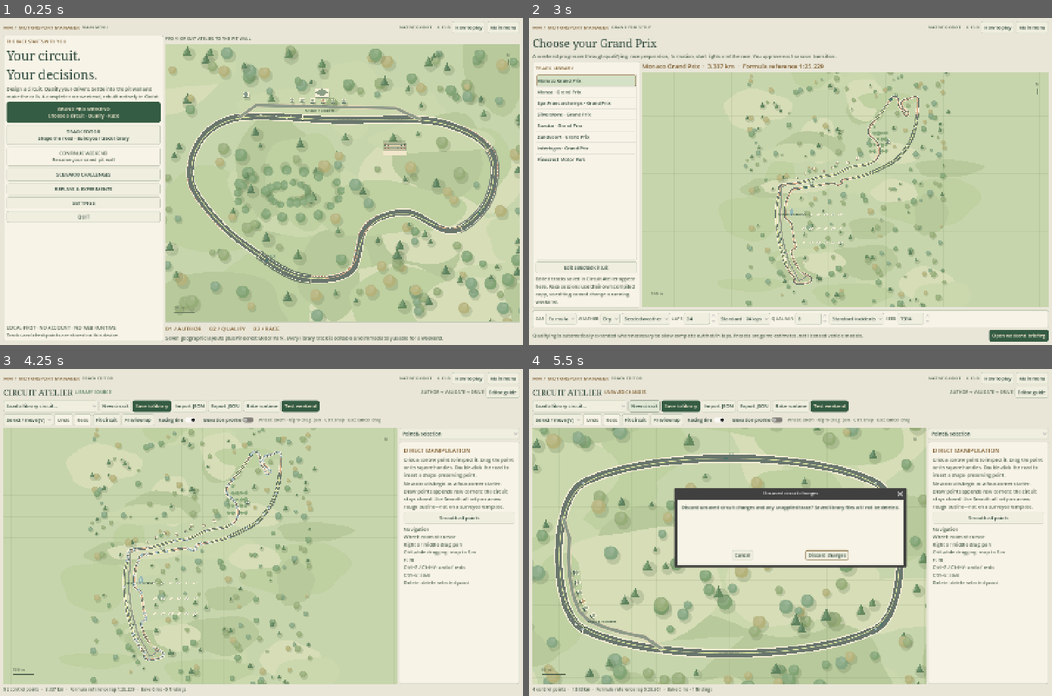
Above: before the commit, frames 1-4 (two rows, left to right).
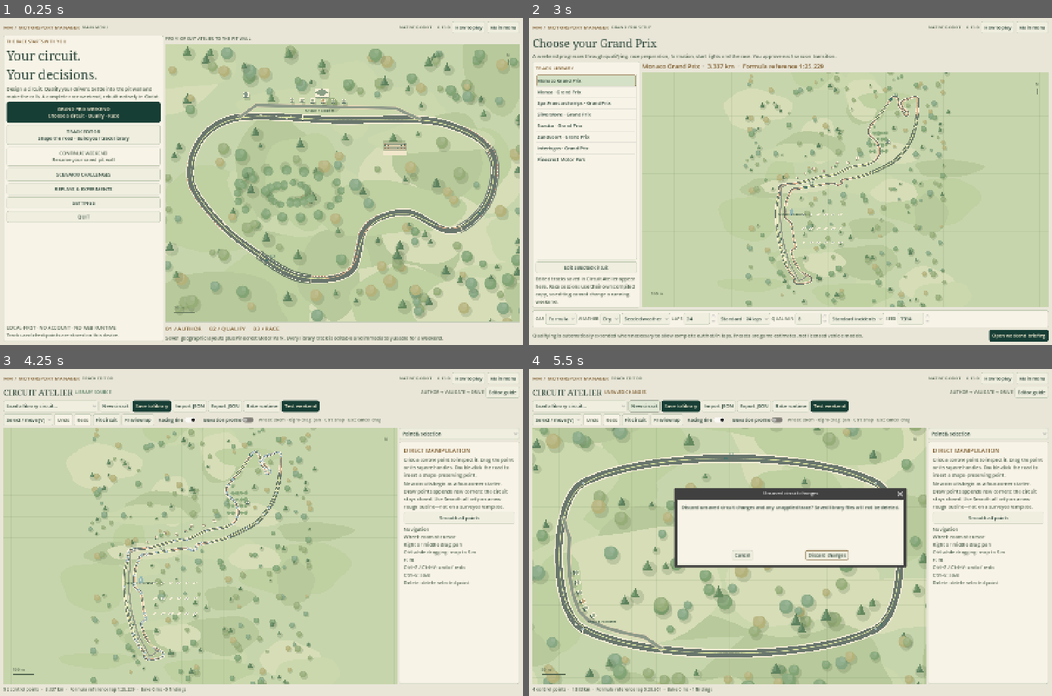
Above: after the commit, the same moments.

Repository: Luis85/motorsport-manager
Game: Godot game, scene res://scenes/main.tscn
The game is run twice, just before and just after one commit, with the same random seed, the same clock (stepped at 60 frames per second) and the same inputs.
Inputs:
- Up to frame 1 (0.25 s): no input
- Up to frame 2 (3 s): click "REPLAYS & EXPERIMENTS" at 0.5 s; click "REPLAYS & EXPERIMENTS" at 1.25 s; click "REPLAYS & EXPERIMENTS" at 2 s; click "GRAND PRIX WEEKEND Choose a c…" at 2.75 s
- Up to frame 3 (4.25 s): click "Edit selected circuit" at 3.5 s
- Up to frame 4 (5.5 s): click "New circuit" at 4.25 s; click "New circuit" at 5 s

The runs differ from the first frame. In frame 1, 1.7% of the frame differs, in the area x 1-31%, y 25-32%; in frame 2, 0.3%; in frame 3, 0.4%; in frame 4, 0.4%.

Commit message:
ui: add high-fidelity race weekend design tokens

Diff:
--- a/scripts/ui/ui.gd
+++ b/scripts/ui/ui.gd
@@ -11,8 +11,14 @@
 const DANGER = Color("943f32")
 const HOVER = Color("e0e7d4")
 const SELECTED = Color("d5e1c6")
-const PRIMARY = Color("345b43")
+const PRIMARY = Color("173e35")
 const ON_PRIMARY = Color("fff3d8")
+const RACE_DARK = Color("102d28")
+const RACE_DARK_2 = Color("173e35")
+const RACE_DARK_3 = Color("234b3f")
+const GOLD = Color("d4ad58")
+const RACE_CREAM = Color("f6f0df")
+const RACE_INK = Color("17332b")
 # Controls share immutable state styles; never mutate these returned resources.
 static var state_styles: Dictionary = {}
 static var style_assignments = 0
@@ -23,6 +29,25 @@
 	if not state_styles.has(key): state_styles[key] = box(SELECTED if active else CARD, DANGER if danger else (ACCENT if active else LINE), 4, 6)
 	button.add_theme_stylebox_override("normal", state_styles[key])
 	button.set_meta("visual_state", key); style_assignments += 1
+
+static func race_panel(dark: bool = true, padding: int = 10) -> PanelContainer:
+	var panel = PanelContainer.new()
+	panel.add_theme_stylebox_override("panel", box(RACE_DARK_2 if dark else RACE_CREAM, Color("426558") if dark else LINE, 5, padding))
+	return panel
+
+static func race_label(text: String, size: int = 12, accent: bool = false) -> Label:
+	var l = label(text, size, GOLD if accent else Color("edf0df"))
+	return l
+
+static func race_button(text: String, callback: Callable, selected: bool = false) -> Button:
+	var b = button(text, callback)
+	b.add_theme_stylebox_override("normal", action_box(GOLD if selected else RACE_DARK_3, GOLD if selected else Color("4e6b61")))
+	b.add_theme_stylebox_override("hover", action_box(Color("315c4d"), GOLD))
+	b.add_theme_stylebox_override("pressed", action_box(GOLD, GOLD))
+	for state in ["font_color", "font_hover_color", "font_focus_color"]:
+		b.add_theme_color_override(state, RACE_INK if selected else Color("f3edd9"))
+	b.add_theme_color_override("font_pressed_color", RACE_INK)
+	return b
 
 static func action_box(color: Color, border: Color = LINE) -> StyleBoxFlat:
 	var style = box(color, border, 4, 8)
